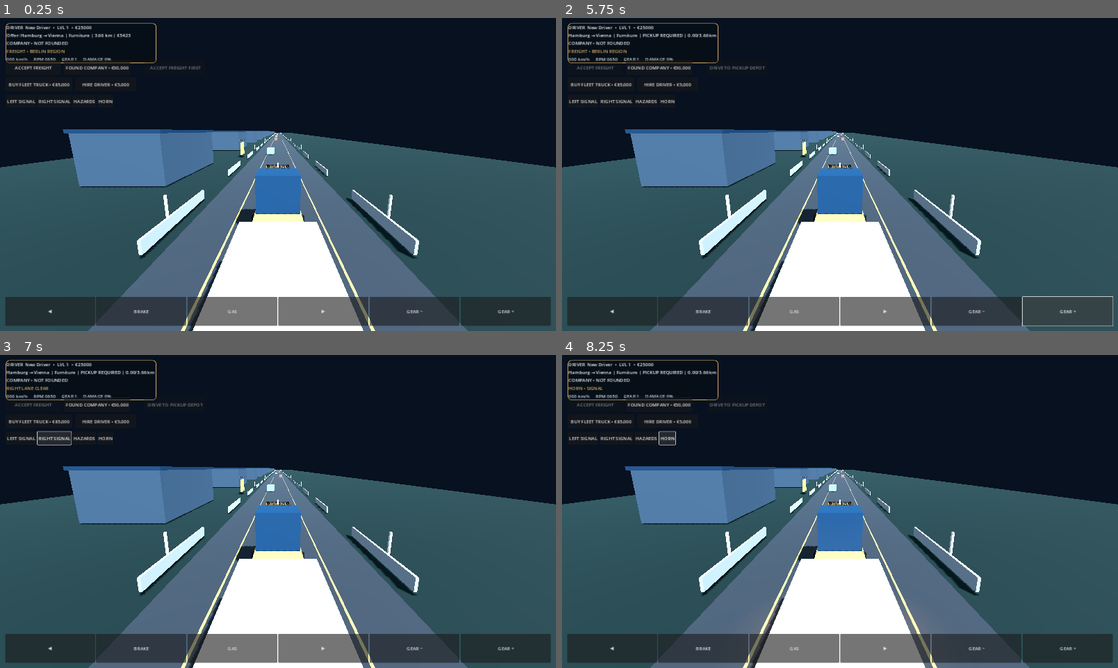
Above: before the commit, frames 1-4 (two rows, left to right).
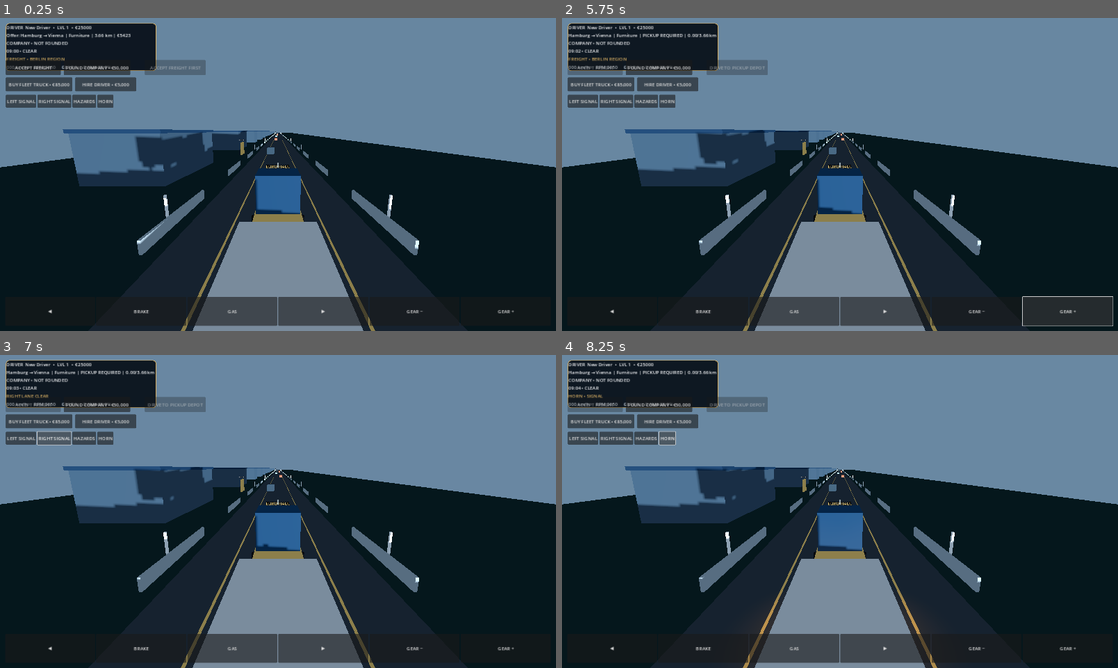
Above: after the commit, the same moments.

Repository: haseebop668-a11y/EURO-HAUL
Game: Godot game, scene res://Scenes/Main.tscn
Two runs of this game, one before a commit and one after it. Both use one fixed random seed, a clock stepped at 60 frames per second and the inputs below.
Inputs:
- Up to frame 1 (0.25 s): no input
- Up to frame 2 (5.75 s): click "ACCEPT FREIGHT" at 0.5 s; click "◀" at 1.25 s; click "BRAKE" at 2 s; click "GAS" at 2.75 s; click "▶" at 3.5 s; click "GEAR −" at 4.25 s; click "GEAR +" at 5 s
- Up to frame 3 (7 s): click "LEFT SIGNAL" at 5.75 s; click "RIGHT SIGNAL" at 6.5 s
- Up to frame 4 (8.25 s): click "HAZARDS" at 7.25 s; click "HORN" at 8 s

The runs differ from the first frame. In frame 1, 90% of the frame differs, in the area x 0-100%, y 0-100%; in frame 2, 89%; in frame 3, 91%; in frame 4, 91%.

Commit message:
feat: connect dynamic world time and weather to dashboard

Diff:
--- a/Godot/Scripts/main.gd
+++ b/Godot/Scripts/main.gd
@@ -9,6 +9,7 @@
 var trailer: EuroHaulTrailer
 var career: EuroHaulCareer
 var company: EuroHaulCompanyManager
+var world_cycle: EuroHaulWorldEnvironmentController
 var hud: Label
 var status_label: Label
 var speed_label: Label
@@ -106,6 +107,11 @@
 	var world := get_node_or_null("WorldEnvironment") as WorldEnvironment
 	if world:
 		world.environment = environment
+	world_cycle = EuroHaulWorldEnvironmentController.new()
+	world_cycle.name = "WorldCycle"
+	world_cycle.environment = environment
+	world_cycle.sun_light = get_node_or_null("DirectionalLight3D") as DirectionalLight3D
+	add_child(world_cycle)
 
 func _build_world() -> void:
 	_add_box("Ground", Vector3(0, -0.65, -ROAD_LENGTH * 0.5), Vector3(100, 1, ROAD_LENGTH), Color("#172b2d"), true)
@@ -504,7 +510,8 @@
 	var company_text := "COMPANY • NOT FOUNDED"
 	if company != null and not company.company_name.is_empty():
 		company_text = "%s • €%d • FLEET %d • DRIVERS %d" % [company.company_name, company.company_balance, company.owned_trucks, company.hired_drivers]
-	hud.text = "DRIVER  %s  •  LVL %d  •  €%d\n%s\n%s" % [career.driver_name, career.level, career.game_cash, contract_text, company_text]
+	var world_text := world_cycle.display_status() if world_cycle != null else "WORLD • DAY"
+	hud.text = "DRIVER  %s  •  LVL %d  •  €%d\n%s\n%s\n%s" % [career.driver_name, career.level, career.game_cash, contract_text, company_text, world_text]
 	if truck != null and speed_label != null:
 		speed_label.text = "%03d km/h     RPM %04d     GEAR %s     DAMAGE %d%%" % [int(absf(truck.speed_kmh)), int(truck.engine_rpm), "R" if truck.gear == -1 else ("N" if truck.gear == 0 else str(truck.gear)), int(truck.damage)]
 
